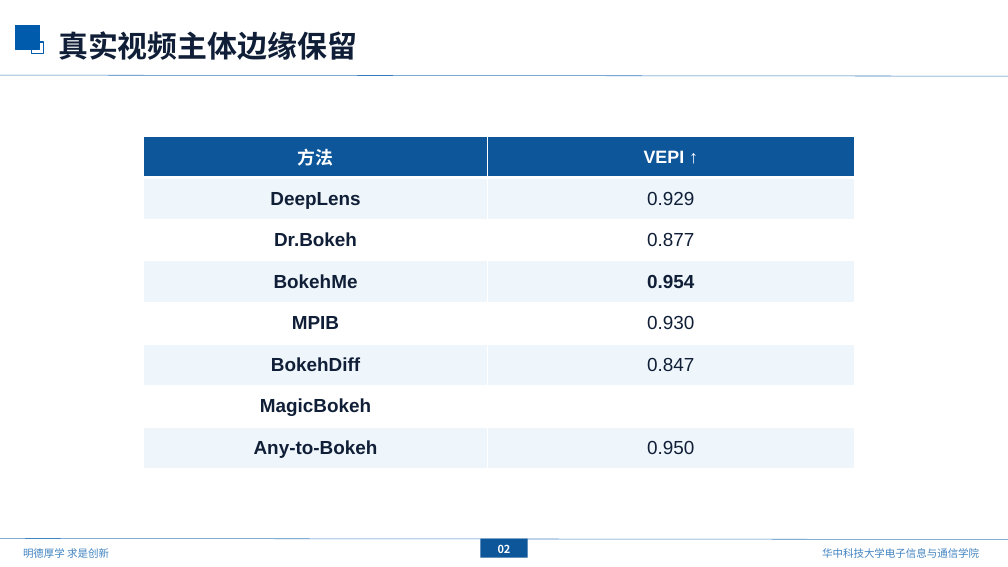
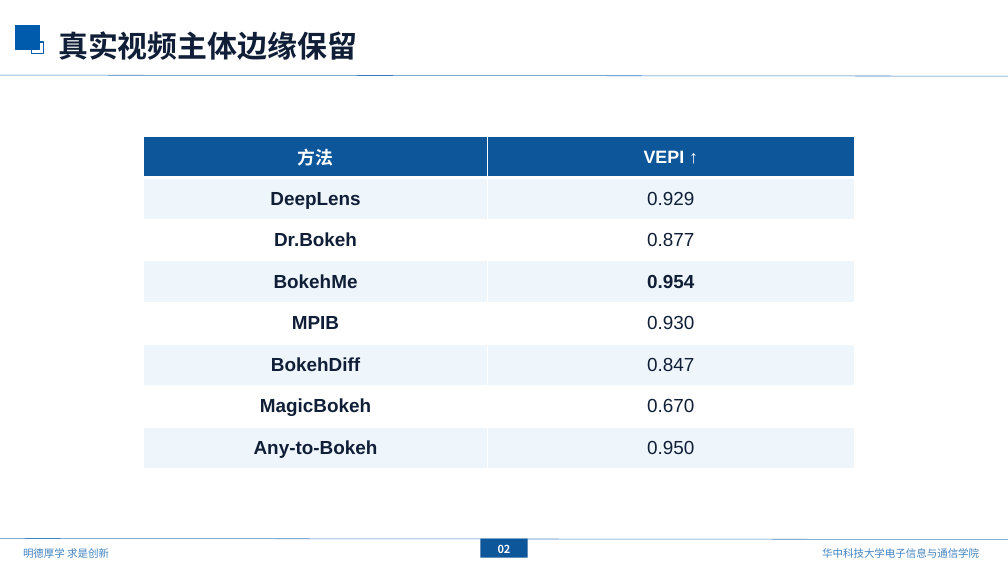
Before and after one commit to mengmcy1/OPPO-depth-guided-video-bokeh, a slide deck: slide 3 of 汇报/2026-10-16_基线更新与ATB分析/基线更新与ATB分析_1016.pptx. Drawn at 1008x567 pixels with LibreOffice and Linux fonts; fonts in the diff are those of the drawing; background and template pictures are left out. Boxes give left, top, right and bottom in pixels: in the first picture for what was removed or moved away, otherwise in the second. Text is boxed around its words. In the diff, an @@ line names an element or a change of style, - is before the commit and + after.

```diff
--- a/汇报/2026-10-16_基线更新与ATB分析/基线更新与ATB分析_1016.pptx
+++ b/汇报/2026-10-16_基线更新与ATB分析/基线更新与ATB分析_1016.pptx
@@ table at [144,136,854,469] @@
-row 7, column 2: 
+row 7, column 2: 0.670
```
Also in this commit, not shown: 12 other files.
